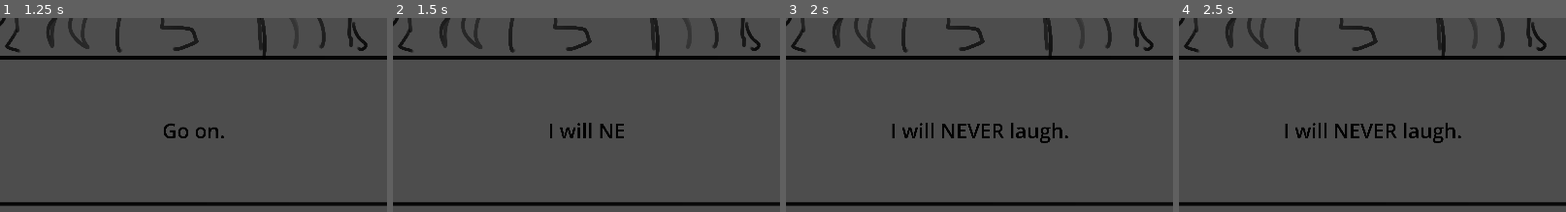
Above: before the commit, frames 1-4 (left to right).
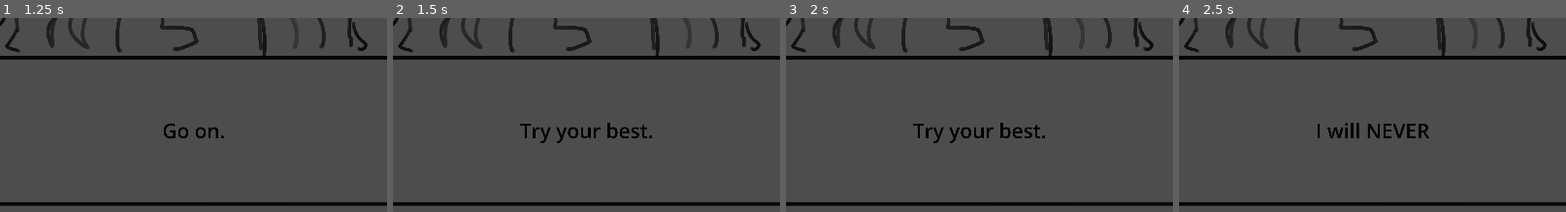
Above: after the commit, the same moments.

Repository: Lukko-Digital/Marotte
Game: Godot game, scene res://dialogue_scene/dialogue_scene.tscn
Same seed, same stepped clock (60 frames per second), same inputs: the game is played once before the commit and once after it. The project has no main scene, so this scene is started directly.
Inputs:
- Up to frame 1 (1.25 s): tap Enter at 0.5 s; hold D (right) from 0.53 s (still down); tap Space (space) at 0.6 s
- Up to frame 2 (1.5 s): tap Space (space) at 1.25, 1.35 s; release D (right) at 1.28 s; hold S (down) from 1.28 s (still down)
- Up to frame 3 (2 s): keep holding S (down)
- Up to frame 4 (2.5 s): tap Enter at 2 s; release S (down) at 2.03 s; hold D (right) from 2.03 s (still down); tap Space (space) at 2.1 s
The pictures show only the part of the screen within x 26-76%, y 50-100%; the shares and areas given below are measured in that part.

Frame 1 is identical in both runs. In frame 2, 1.1% of the frame differs, in the area x 32-67%, y 54-65%; in frame 3, 1.5%; in frame 4, 1.5%, in the area x 27-73%, y 54-65%.
Error before the commit: Invalid access of index '3' on a base object of type: 'PackedStringArray'. (res://dialogue_scene/dialogue_scene.gd:31)

Commit message:
display whole line when advancing dialogue again

Diff:
--- a/dialogue_scene/dialogue_scene.gd
+++ b/dialogue_scene/dialogue_scene.gd
@@ -5,6 +5,7 @@
 
 var dialogue: PackedStringArray
 var curr_dialogue_idx = -1
+var display_in_progress = false
 
 const TEXT_SPEED = 0.03
 
@@ -21,12 +22,17 @@
 
 func animate_display():
 	dialogue_label.visible_characters = 0
+	display_in_progress = true
 	while dialogue_label.visible_characters < len(dialogue_label.text):
 		dialogue_label.visible_characters += 1
 		text_timer.start()
 		await text_timer.timeout
+	display_in_progress = false
 
 func advance_dialogue():
-	curr_dialogue_idx += 1
-	dialogue_label.text = dialogue[curr_dialogue_idx]
-	await animate_display()
+	if display_in_progress:
+		dialogue_label.visible_characters = len(dialogue_label.text)
+	else:
+		curr_dialogue_idx += 1
+		dialogue_label.text = dialogue[curr_dialogue_idx]
+		await animate_display()
